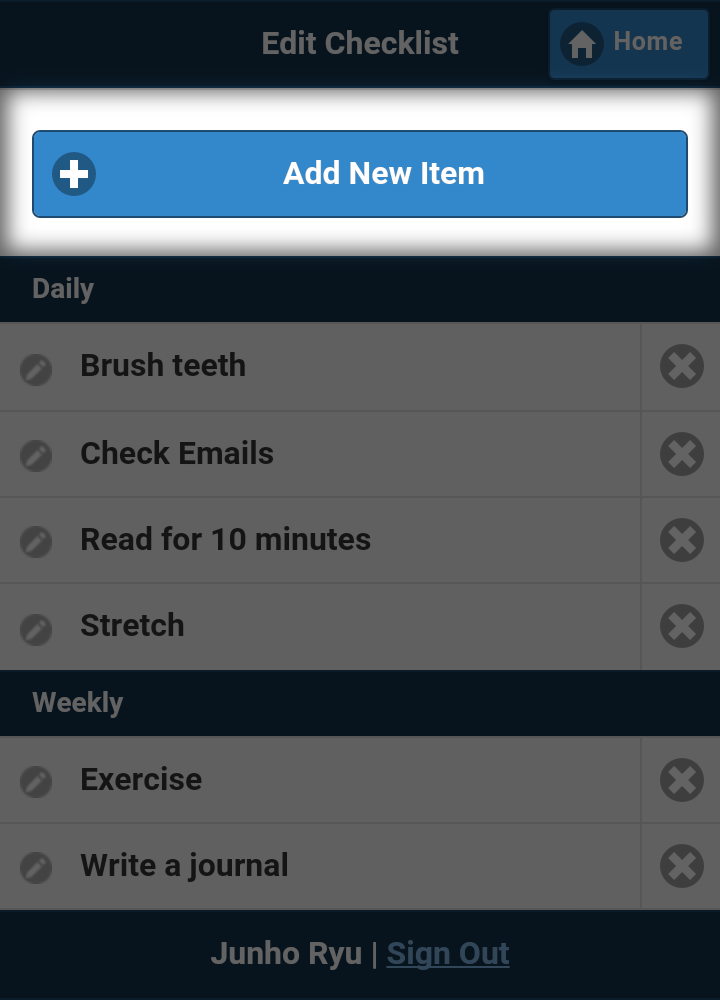
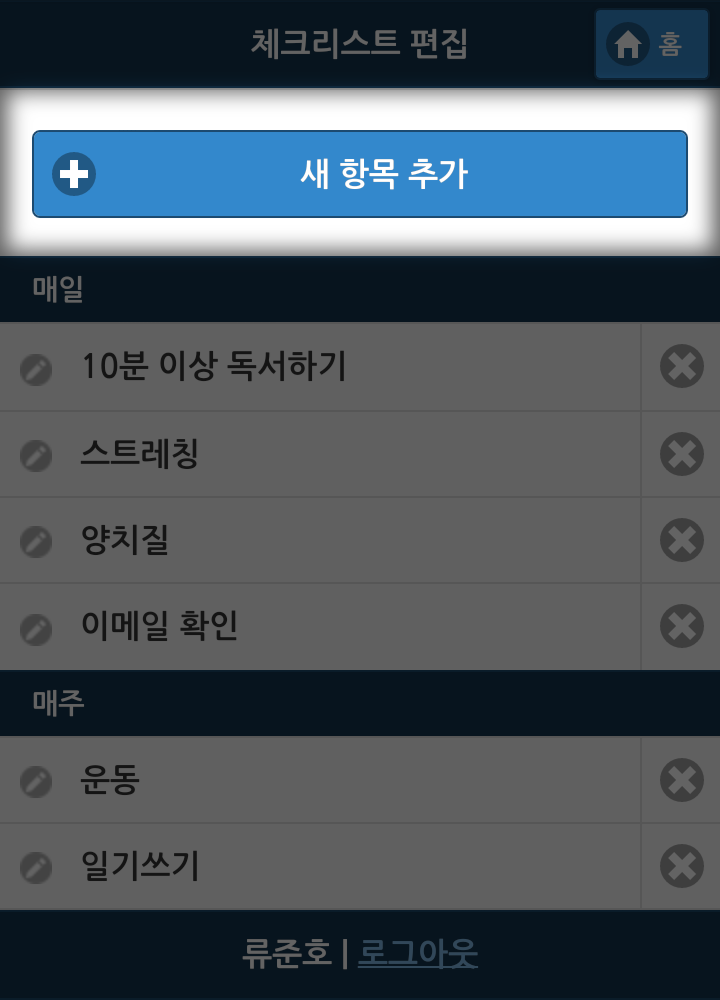
Two versions of the same layered image (720 × 1000). Layer-by-layer changes:
added layer "Layer 2" above "Background" over (0, 0, 720, 970)
